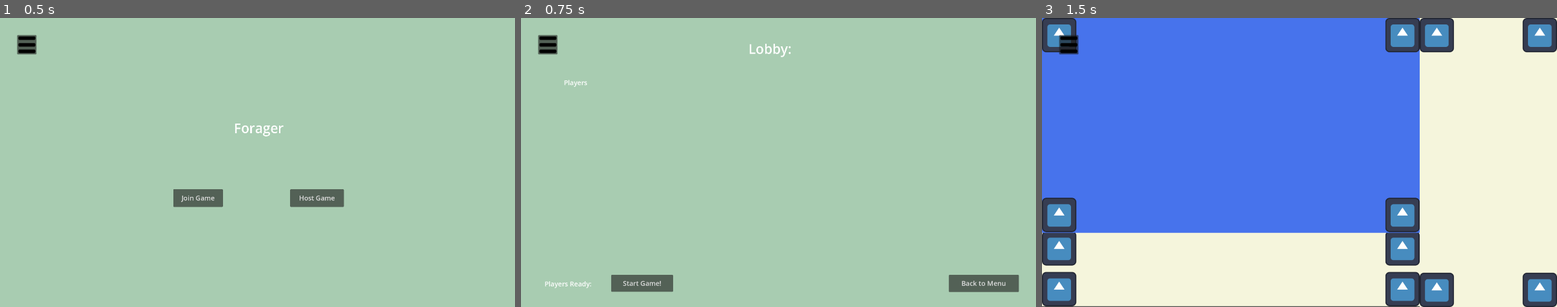
Above: before the commit, frames 1-3 (left to right).
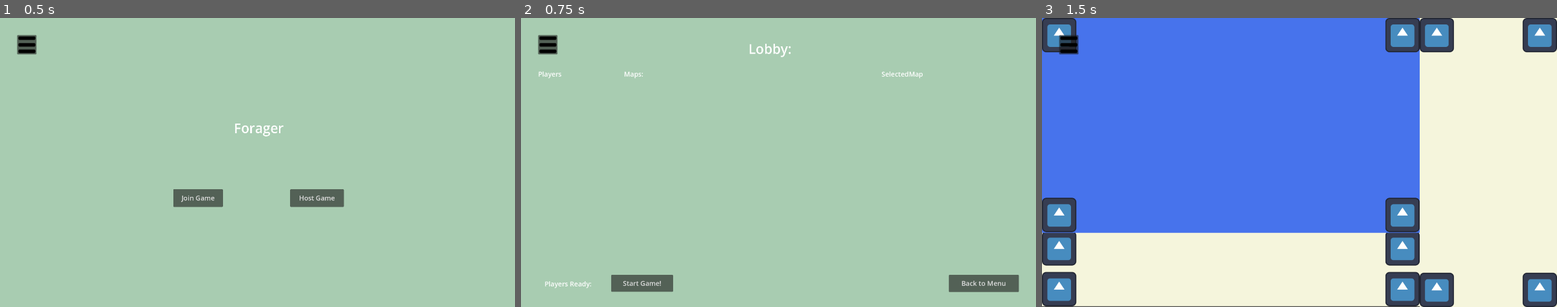
Above: after the commit, the same moments.

Repository: Collyz/Foragers
Game: Godot game, scene res://menu.tscn
The game is run twice, just before and just after one commit, with the same random seed, the same clock (stepped at 60 frames per second) and the same inputs. The engine's default icon, where the game draws it, is replaced by a stand-in: a white triangle on a blue panel in a dark square.
Inputs:
- Up to frame 1 (0.5 s): no input
- Up to frame 2 (0.75 s): click "Host Game" at 0.5 s
- Up to frame 3 (1.5 s): click "Start Game!" at 1.25 s

Frame 1 is identical in both runs. In frame 2, 0.2% of the frame differs, in the area x 3-78%, y 18-24%; in frame 3, nothing differs.

Commit message:
Labels for maps and maps selected

Diff:
--- a/foragers/hosting_lobby.tscn
+++ b/foragers/hosting_lobby.tscn
@@ -39,10 +39,10 @@
 
 [node name="Players" type="Label" parent="."]
 layout_mode = 0
-offset_left = 160.0
-offset_top = 224.0
-offset_right = 248.0
-offset_bottom = 259.0
+offset_left = 64.0
+offset_top = 192.0
+offset_right = 152.0
+offset_bottom = 227.0
 theme_override_font_sizes/font_size = 25
 text = "Players"
 
@@ -75,6 +75,24 @@
 horizontal_alignment = 1
 vertical_alignment = 1
 
+[node name="MapsLabel" type="Label" parent="."]
+layout_mode = 0
+offset_left = 384.0
+offset_top = 192.0
+offset_right = 456.0
+offset_bottom = 227.0
+theme_override_font_sizes/font_size = 25
+text = "Maps:"
+
+[node name="SelectedMapLabel" type="Label" parent="."]
+layout_mode = 0
+offset_left = 1344.0
+offset_top = 192.0
+offset_right = 1499.0
+offset_bottom = 227.0
+theme_override_font_sizes/font_size = 25
+text = "SelectedMap"
+
 [node name="SettingsVisualButton" parent="." instance=ExtResource("3_fwojp")]
 offset_left = 64.0
 offset_top = 64.0
